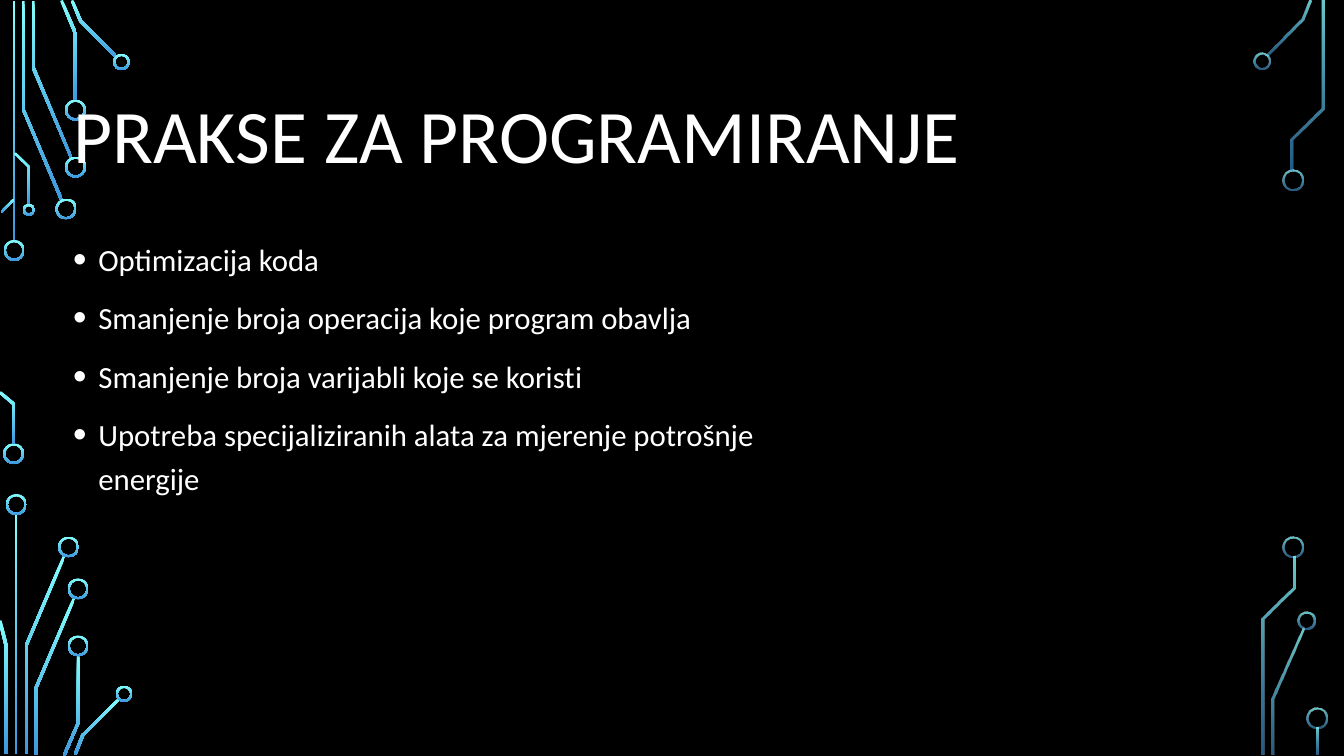
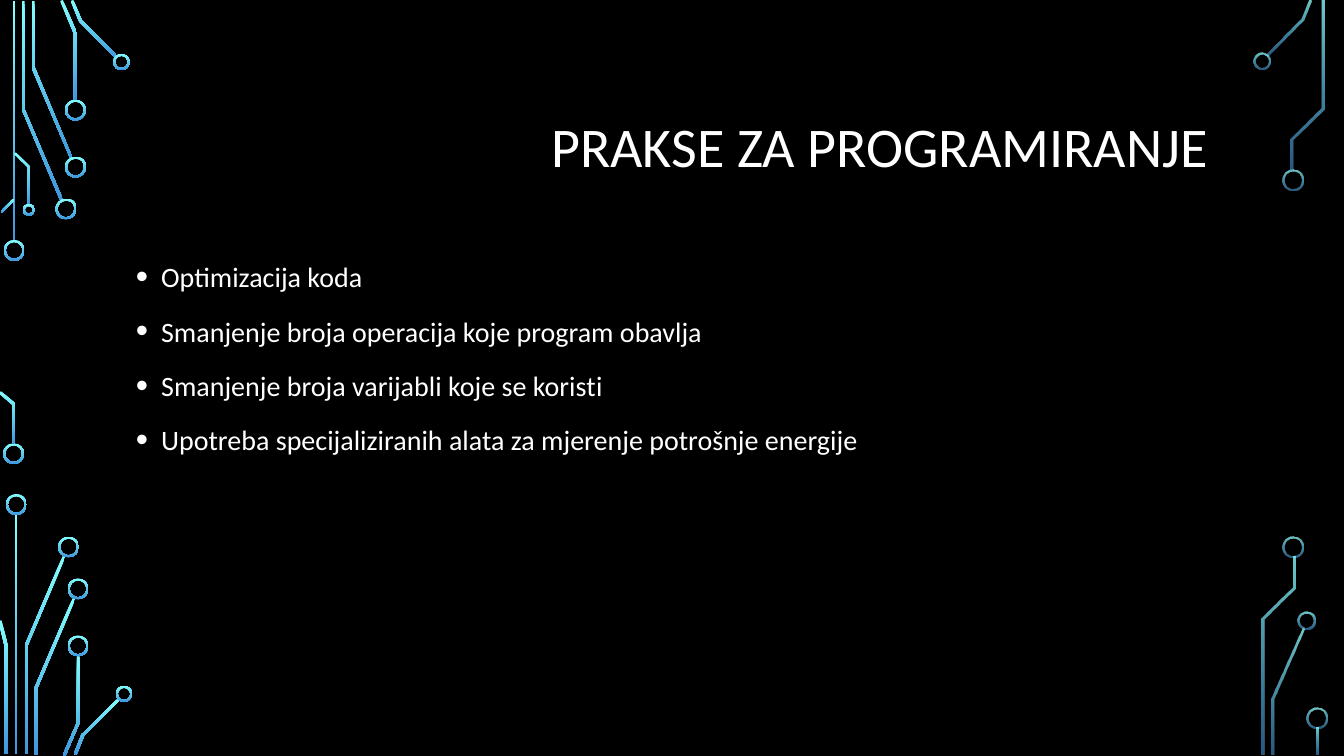
Before and after one commit to MatteoPlisic/Se, a slide deck: slide 13 of Green coding ppt.pptx. Drawn at 1344x756 pixels with LibreOffice and Linux fonts; fonts in the diff are those of the drawing; background and template pictures are left out. Boxes give left, top, right and bottom in pixels: in the first picture for what was removed or moved away, otherwise in the second. Text is boxed around its words. In the diff, an @@ line names an element or a change of style, - is before the commit and + after.

```diff
--- a/Green coding ppt.pptx
+++ b/Green coding ppt.pptx
@@ title "PRAKSE ZA PROGRAMIRANJE": place and size @@
-title "PRAKSE ZA PROGRAMIRANJE" at box(73, 100, 960, 178)
+title "PRAKSE ZA PROGRAMIRANJE" at box(551, 130, 1208, 168)
@@ title "PRAKSE ZA PROGRAMIRANJE" at box(551, 130, 1208, 168): size 54 to 40 pt; alignment left to right; vertical alignment bottom to middle @@
@@ text "Optimizacija koda": place and size @@
-text "Optimizacija koda" at box(98, 249, 753, 496)
+text "Optimizacija koda" at box(161, 267, 857, 455)
@@ text "Optimizacija koda" at box(161, 267, 857, 455): size 22 to 20 pt @@
```
Also in this commit, not shown: 21 other slides changed, 4 slides added, 2 slides removed.
